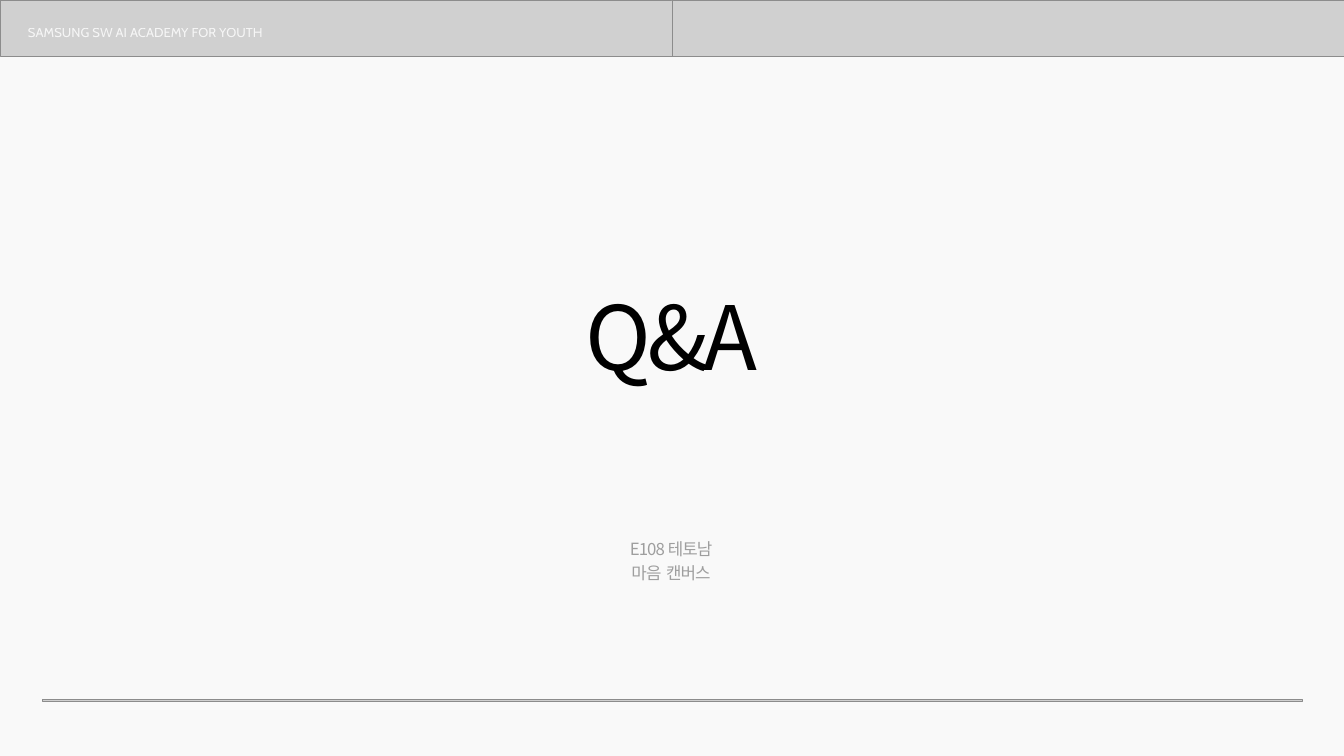
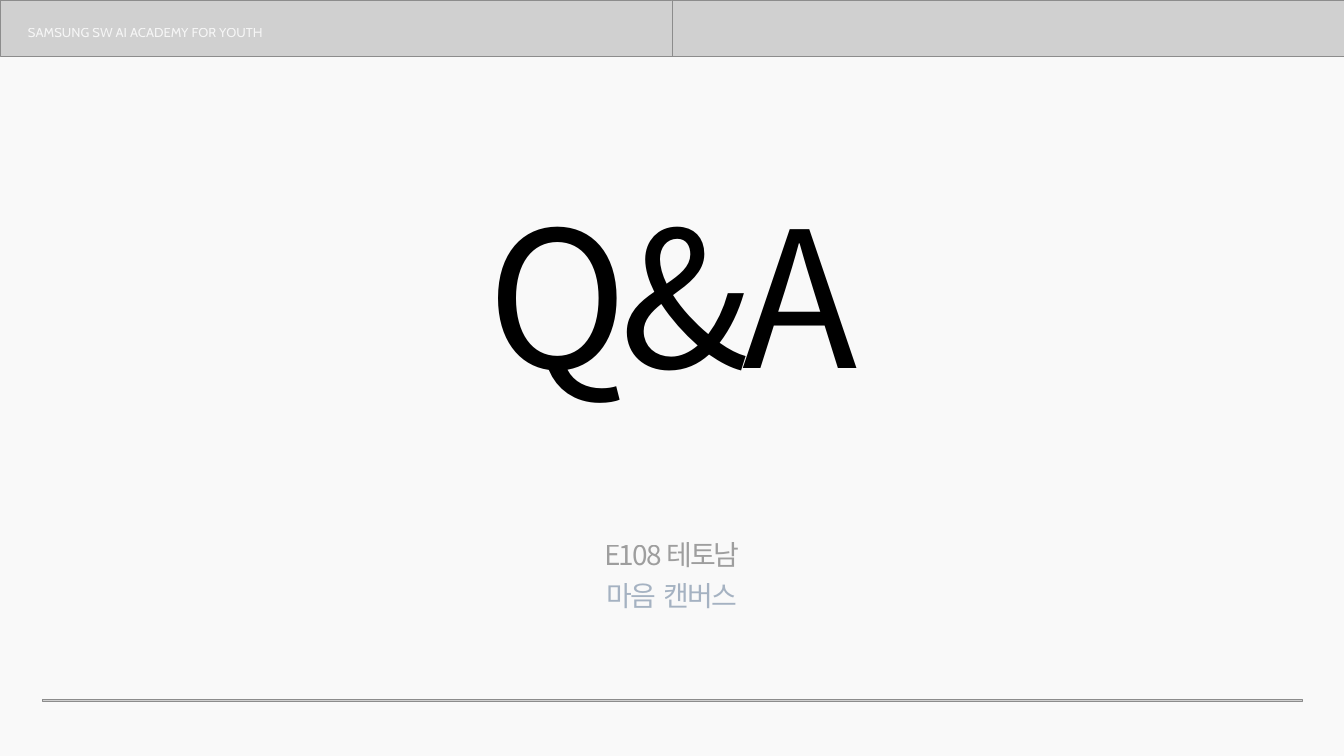
Before and after one commit to seok0205/MaumCanvas, a slide deck: slide 27 of docs/13기_공통PJT_중간발표_E108_마음캔버스.pptx (slide 23 before the commit). Drawn at 1344x756 pixels with LibreOffice and Linux fonts; fonts in the diff are those of the drawing; grey boxes stand for pictures; background and template pictures are left out. Boxes give left, top, right and bottom in pixels: in the first picture for what was removed or moved away, otherwise in the second. Text is boxed around its words. In the diff, an @@ line names an element or a change of style, - is before the commit and + after.

```diff
--- a/docs/13기_공통PJT_중간발표_E108_마음캔버스.pptx
+++ b/docs/13기_공통PJT_중간발표_E108_마음캔버스.pptx
@@ text "Q&A": place and size @@
-text "Q&A" at box(585, 304, 758, 387)
+text "Q&A" at box(488, 226, 858, 403)
@@ text "Q&A" at box(488, 226, 858, 403): size 95 to 203 pt, letter spacing -4 to -8 pt @@
@@ text "E108 테토남": place and size @@
-text "E108 테토남" at box(630, 541, 713, 580)
+text "E108 테토남" at box(604, 542, 739, 608)
@@ text "E108 테토남" at box(604, 542, 739, 608): size 18 to 30 pt, letter spacing -1 to -2 pt; text colour #545454 at 54% opacity to #617995 at 54% opacity in "마음 캔버스" @@
```
Also in this commit, not shown: 17 other slides changed, 5 slides added, 1 slide removed.
